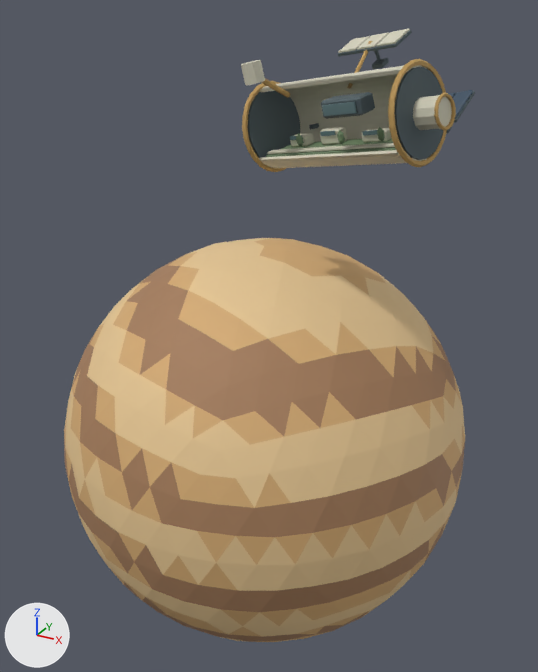
Before and after pictures for a commit that changed the glTF model apps/web/public/assets/blender/v1/s1/Venus.glb.
Both versions are drawn from a 50 mm camera at (1.33, -2.38, 1.64) aimed at (0.0, 0.03, 0.44). The axes (+X, +Y, +Z) are drawn at lower left. The lights are the same throughout. The older version comes first. Where no turn or scale is listed for an object, it has been applied to the vertices. Vertices at exactly the same position are counted once.

The first picture shows 'S1_Venus • modeled surfaces'.
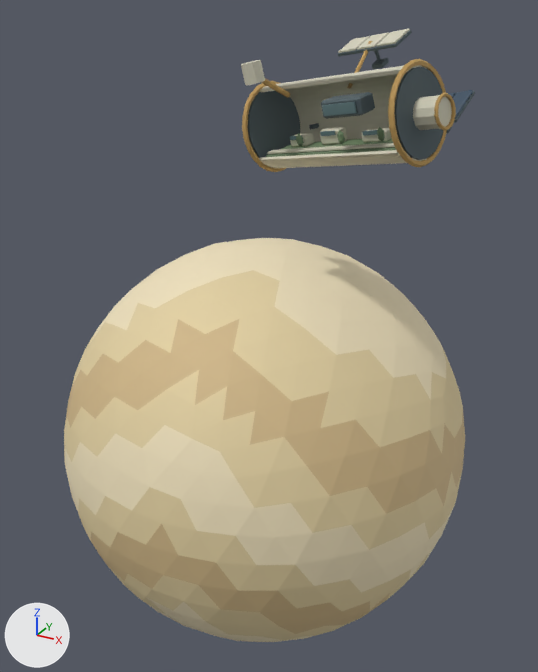
What changed in the scene script:
```text
Change mat_janus_s1_venus_terrain:
    mat_janus_s1_venus_terrain.base_color: (0.672, 0.418, 0.178) -> (0.776, 0.644, 0.371)  # beige #d6ad75 -> beige #e4d2a4
Change mat_janus_s1_venus_terrain_dark:
    mat_janus_s1_venus_terrain_dark.base_color: (0.381, 0.209, 0.107) -> (0.644, 0.485, 0.254)  # brown #a67e5c -> beige #d2b98a
Change mat_janus_s1_venus_terrain_light:
    mat_janus_s1_venus_terrain_light.base_color: (0.791, 0.571, 0.296) -> (0.88, 0.768, 0.521)  # beige #e6c794 -> beige #f1e3bf
Change me_s1_venus_faceted_planetary_body_mesh_001:
    where me_s1_venus_faceted_planetary_body_mesh_001.from_pydata(...)  # 2174 vertices, 4179 faces; spans x -0.82..0.82, y -0.82..0.82, z -0.82..1.59
    used by ob_s1_venus___modeled_surfaces
    me_s1_venus_faceted_planetary_body_mesh_001 part 1: 72 faces spanning x -0.82..0.81, y -0.82..0.79, z -0.82..0.7 switch from mat_janus_s1_venus_terrain (beige #d6ad75) to mat_janus_s1_venus_terrain_dark (beige #d2b98a)
    me_s1_venus_faceted_planetary_body_mesh_001 part 2: 138 faces spanning x -0.79..0.81, y -0.81..0.82, z -0.8..0.82 switch from mat_janus_s1_venus_terrain (beige #d6ad75) to mat_janus_s1_venus_terrain_light (beige #f1e3bf)
    me_s1_venus_faceted_planetary_body_mesh_001 part 3: 161 faces spanning x -0.69..0.74, y -0.81..0.81, z -0.82..0.73 switch from mat_janus_s1_venus_terrain_dark (brown #a67e5c) to mat_janus_s1_venus_terrain (beige #e4d2a4)
    me_s1_venus_faceted_planetary_body_mesh_001 part 4: 148 faces spanning x -0.79..0.81, y -0.81..0.82, z -0.8..0.75 switch from mat_janus_s1_venus_terrain_dark (brown #a67e5c) to mat_janus_s1_venus_terrain_light (beige #f1e3bf)
    me_s1_venus_faceted_planetary_body_mesh_001 part 5: 215 faces spanning x -0.82..0.82, y -0.82..0.81, z -0.81..0.79 switch from mat_janus_s1_venus_terrain_light (beige #e6c794) to mat_janus_s1_venus_terrain (beige #e4d2a4)
    me_s1_venus_faceted_planetary_body_mesh_001 part 6: 101 faces spanning x -0.82..0.81, y -0.82..0.79, z -0.6..0.52 switch from mat_janus_s1_venus_terrain_light (beige #e6c794) to mat_janus_s1_venus_terrain_dark (beige #d2b98a)
```

Boxes (x1, y1, x2, y2) around the edits, measured in the pictures (538 x 672 px):
'S1_Venus • modeled surfaces', recoloured, surface changed (brown to beige): (64, 154, 465, 642) in both
part 1 of me_s1_venus_faceted_planetary_body_mesh_001, recoloured: (71, 319, 465, 626) in both
part 2 of me_s1_venus_faceted_planetary_body_mesh_001, recoloured: (65, 238, 455, 642) in both
part 3 of me_s1_venus_faceted_planetary_body_mesh_001, recoloured: (64, 291, 456, 640) in both
part 4 of me_s1_venus_faceted_planetary_body_mesh_001, recoloured: (65, 255, 446, 642) in both
part 5 of me_s1_venus_faceted_planetary_body_mesh_001, recoloured: (65, 270, 462, 637) in both
part 6 of me_s1_venus_faceted_planetary_body_mesh_001, recoloured: (64, 354, 462, 634) in both
